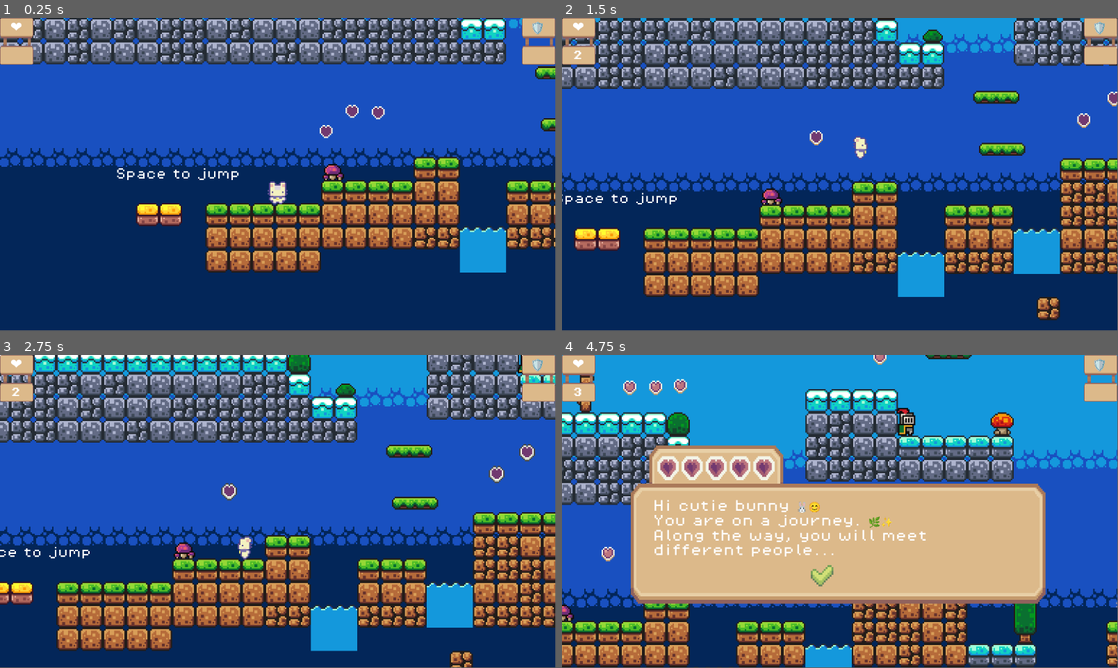
Above: before the commit, frames 1-4 (two rows, left to right).
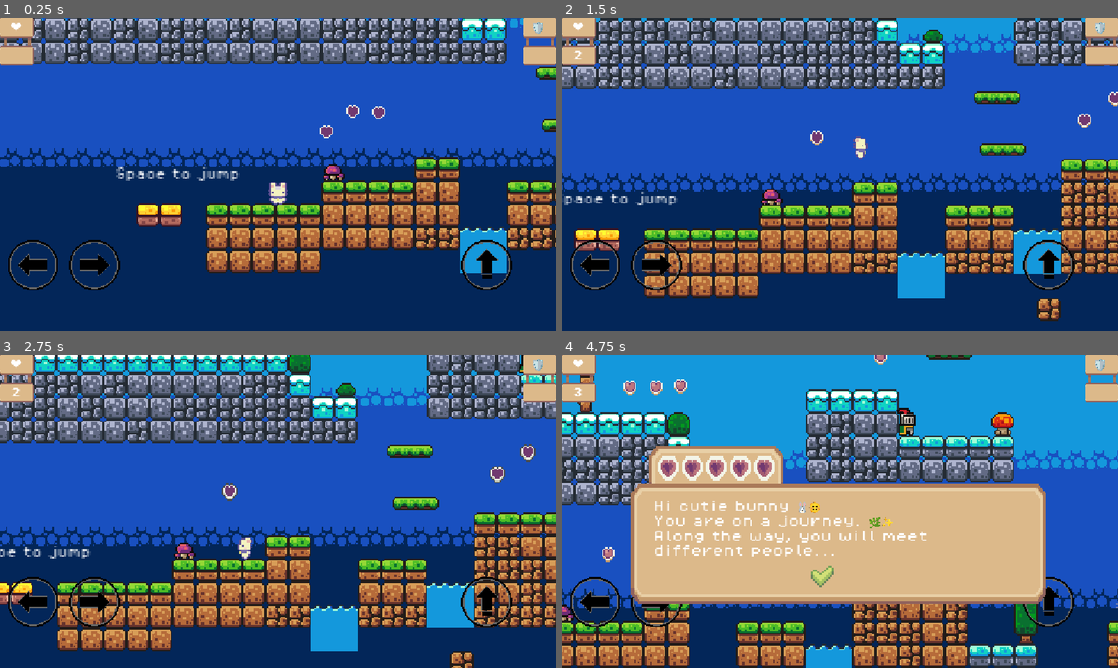
Above: after the commit, the same moments.

Repository: JasmineJ11/SafeBunny
Game: Godot game, scene res://scences/game.tscn
The game is run twice, just before and just after one commit, with the same random seed, the same clock (stepped at 60 frames per second) and the same inputs.
Inputs:
- Up to frame 1 (0.25 s): no input
- Up to frame 2 (1.5 s): tap Enter at 0.5 s; hold Right (move_right) from 0.53 s (still down); tap Space (jump) at 0.6, 0.77, 1.07, 1.35 s
- Up to frame 3 (2.75 s): tap Space (jump) at 1.52, 1.82, 2.1 s; release Right (move_right) at 2.03 s; hold Left (move_left) from 2.03 s (still down)
- Up to frame 4 (4.75 s): release Left (move_left) at 2.78 s; hold Right (move_right) 2.78-4.28 s; tap Space (jump) at 2.85, 3.02, 3.32, 3.6, 3.77, 4.07, 4.35, 4.52 s; hold Left (move_left) from 4.28 s (still down)
In our replay, the window is 799x449 before the commit and 800x450 after it. These sizes can differ from the game's own. Grey fills any space a smaller window leaves; there, only what the larger window draws over its background counts as a difference.

The runs differ from the first frame. In frame 1, 10% of the frame differs, in the area x 0-100%, y 0-87%; in frame 2, 13%; in frame 3, 14%, in the area x 0-100%, y 0-100%; in frame 4, 12%.

Commit message:
add control button, fix size

Diff:
--- a/project.godot
+++ b/project.godot
@@ -26,6 +26,7 @@
 [display]
 
 window/size/no_focus=true
+window/stretch/mode="canvas_items"
 
 [input]
 
@@ -47,6 +48,10 @@
 ]
 }
 
+[input_devices]
+
+pointing/emulate_touch_from_mouse=true
+
 [physics]
 
 3d/physics_engine="Jolt Physics"
@@ -55,3 +60,6 @@
 
 textures/canvas_textures/default_texture_filter=0
 rendering_device/driver.windows="d3d12"
+renderer/rendering_method="gl_compatibility"
+renderer/rendering_method.mobile="gl_compatibility"
+textures/vram_compression/import_etc2_astc=true
--- a/scences/game.tscn
+++ b/scences/game.tscn
@@ -1,9 +1,12 @@
 [gd_scene format=4 uid="uid://bwkqu7ml4hcqx"]
 
+[ext_resource type="Texture2D" uid="uid://bhpul6mlbqwy8" path="res://assets/sprites/lift_button.png" id="1_1aelx"]
 [ext_resource type="Texture2D" uid="uid://w717su16w8g3" path="res://assets/sprites/heartpanel.tres" id="1_a0bl5"]
 [ext_resource type="PackedScene" uid="uid://dlslmagsuk3xq" path="res://scences/player.tscn" id="1_lbs7c"]
 [ext_resource type="Texture2D" uid="uid://dtdncmd6dus80" path="res://assets/sprites/world_tileset.png" id="2_jx3ei"]
 [ext_resource type="FontFile" uid="uid://cuhjqidghnmi2" path="res://assets/fonts/PixelOperator8-Bold.ttf" id="2_lvua1"]
+[ext_resource type="Texture2D" uid="uid://dp0vxcrpngto1" path="res://assets/sprites/right_button.png" id="2_wwdxm"]
+[ext_resource type="Texture2D" uid="uid://b0jhb7l4ctvqw" path="res://assets/sprites/jump_button.png" id="3_vkv5e"]
 [ext_resource type="PackedScene" uid="uid://c5mlhavxl1xkw" path="res://scences/platform.tscn" id="3_xfuu6"]
 [ext_resource type="PackedScene" uid="uid://bc3x3xjbt17m2" path="res://scences/npc.tscn" id="4_4h201"]
 [ext_resource type="PackedScene" uid="uid://fxfqxn8xqpji" path="res://scences/coin.tscn" id="4_cfxbr"]
@@ -23,6 +26,18 @@
 [ext_resource type="PackedScene" uid="uid://dtf1bidnsxl4b" path="res://scences/sad_kid.tscn" id="20_udhis"]
 [ext_resource type="PackedScene" uid="uid://faprxuk2d2e" path="res://scences/goal.tscn" id="22_4h201"]
 [ext_resource type="PackedScene" uid="uid://bufjn2npg1vin" path="res://scences/check_point.tscn" id="23_s3man"]
+
+[sub_resource type="AtlasTexture" id="AtlasTexture_mecj8"]
+atlas = ExtResource("1_1aelx")
+region = Rect2(16, 23, 46, 34)
+
+[sub_resource type="AtlasTexture" id="AtlasTexture_65y2b"]
+atlas = ExtResource("2_wwdxm")
+region = Rect2(18, 23, 46, 34)
+
+[sub_resource type="AtlasTexture" id="AtlasTexture_wwdxm"]
+atlas = ExtResource("3_vkv5e")
+region = Rect2(23, 15, 34, 47)
 
 [sub_resource type="TileSetAtlasSource" id="TileSetAtlasSource_b174u"]
 texture = ExtResource("2_jx3ei")
@@ -381,6 +396,42 @@
 
 [node name="Game" type="Node2D" unique_id=1205654372]
 
+[node name="MobileControls" type="CanvasLayer" parent="." unique_id=1852714847]
+
+[node name="Control" type="Control" parent="MobileControls" unique_id=1892320233]
+layout_mode = 3
+anchors_preset = 15
+anchor_right = 1.0
+anchor_bottom = 1.0
+grow_horizontal = 2
+grow_vertical = 2
+mouse_filter = 1
+
+[node name="Left" type="TouchScreenButton" parent="MobileControls/Control" unique_id=801734541]
+texture_filter = 1
+position = Vector2(16, 459)
+scale = Vector2(1.3125, 1.3125)
+texture_normal = ExtResource("1_1aelx")
+texture_pressed = SubResource("AtlasTexture_mecj8")
+passby_press = true
+action = "move_left"
+
+[node name="Right" type="TouchScreenButton" parent="MobileControls/Control" unique_id=1105960441]
+texture_filter = 1
+position = Vector2(143, 459)
+scale = Vector2(1.3125, 1.3125)
+texture_normal = ExtResource("2_wwdxm")
+texture_pressed = SubResource("AtlasTexture_65y2b")
+passby_press = true
+action = "move_right"
+
+[node name="Jump" type="TouchScreenButton" parent="MobileControls/Control" unique_id=284710850]
+position = Vector2(956.0001, 459)
+scale = Vector2(1.313, 1.313)
+texture_normal = ExtResource("3_vkv5e")
+texture_pressed = SubResource("AtlasTexture_wwdxm")
+action = "jump"
+
 [node name="TileMapLayer_background" type="TileMapLayer" parent="." unique_id=961370362]
 position = Vector2(0, -72)
 tile_map_data = PackedByteArray("AAD5/wUAAAAAAA8AAAD6/wUAAAAAAA8AAAD7/wUAAAAAAA8AAAD8/wUAAAAAAA8AAAD9/wUAAAAAAA8AAAD+/w …(148176 unchanged characters)…
Binary file added: assets/sprites/jump_button.png
Not shown, added: assets/sprites/jump_button.png.import
Binary file added: assets/sprites/lift_button.png
Not shown, added: assets/sprites/lift_button.png.import
Binary file added: assets/sprites/right_button.png
Not shown, added: assets/sprites/right_button.png.import
Not shown, added: export_presets.cfg
